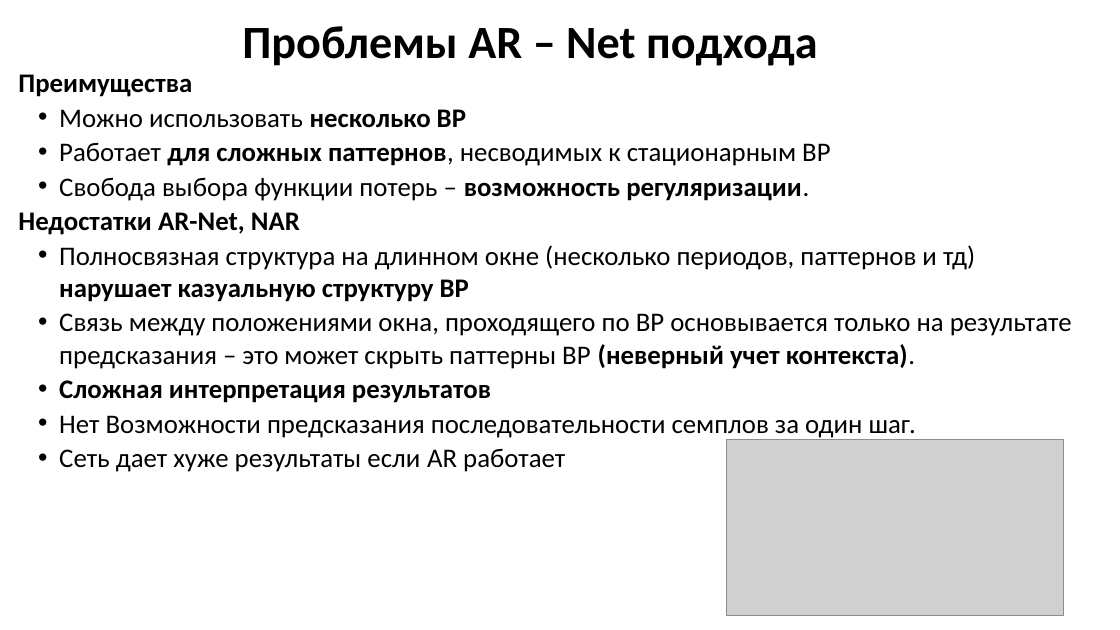
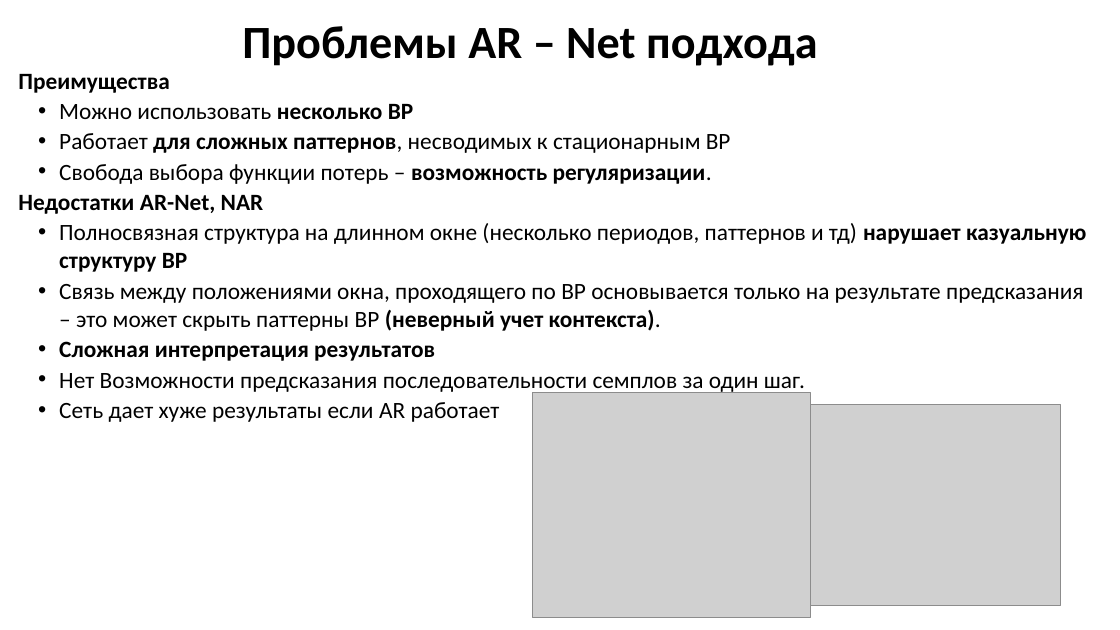
Before and after one commit to MVRonkin/TimeSeriesCourse, a slide deck: slide 2 of 2025/LEC/07-2 RNN.pptx (slide 5 before the commit). Drawn at 1120x630 pixels with LibreOffice and Linux fonts; fonts in the diff are those of the drawing; grey boxes stand for pictures. Boxes give left, top, right and bottom in pixels: in the first picture for what was removed or moved away, otherwise in the second. Text is boxed around its words. In the diff, an @@ line names an element or a change of style, - is before the commit and + after.

```diff
--- a/2025/LEC/07-2 RNN.pptx
+++ b/2025/LEC/07-2 RNN.pptx
@@ text "Преимущества" at [18, 74, 1086, 422]: size 23 to 20 pt @@
@@ picture added at [532, 393, 811, 618] @@
@@ picture: place and size @@
-picture at [727, 439, 1064, 615]
+picture at [811, 404, 1060, 605]
```
Also in this commit, not shown: 2 other slides changed, 4 slides added, 4 slides removed.
